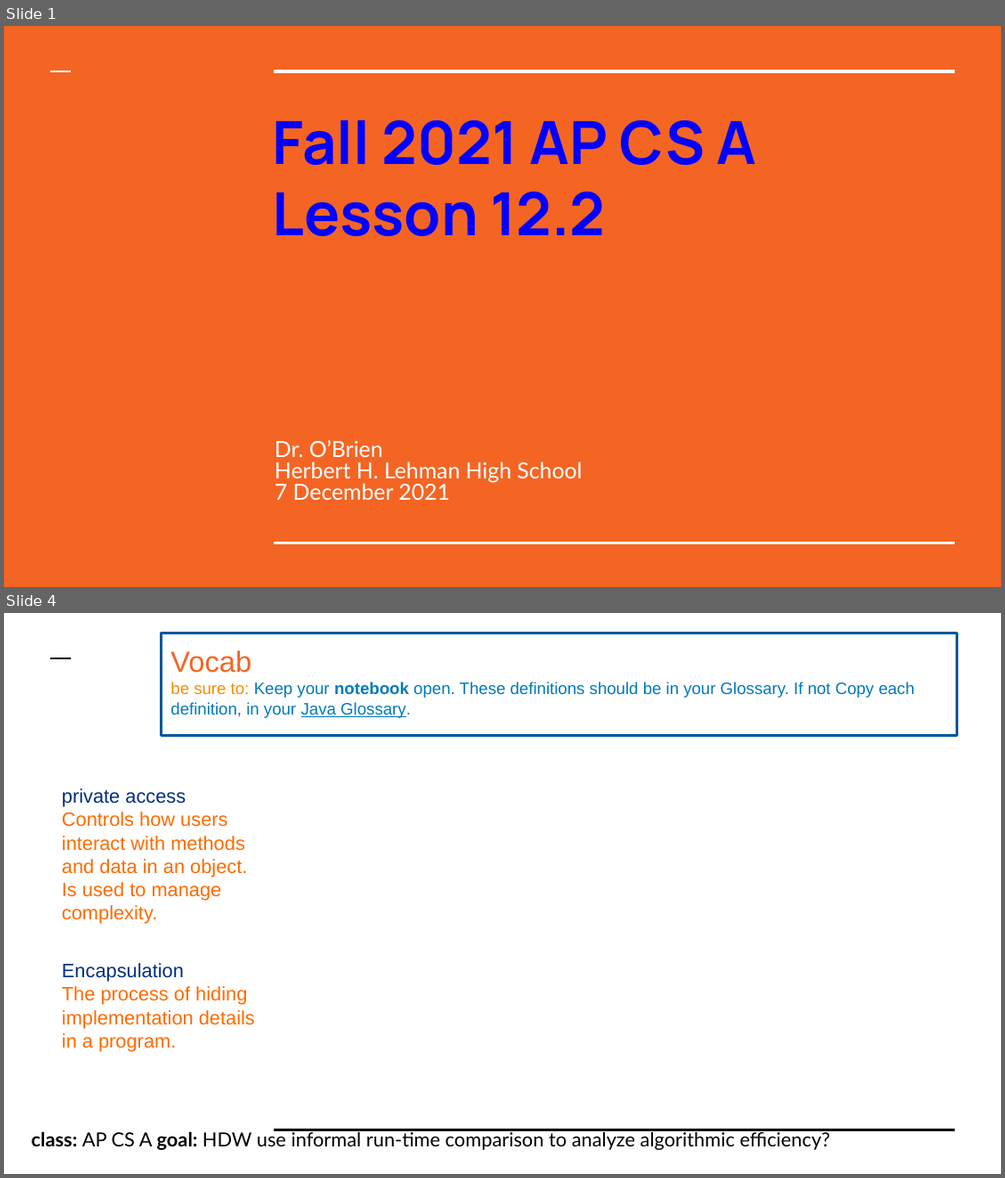
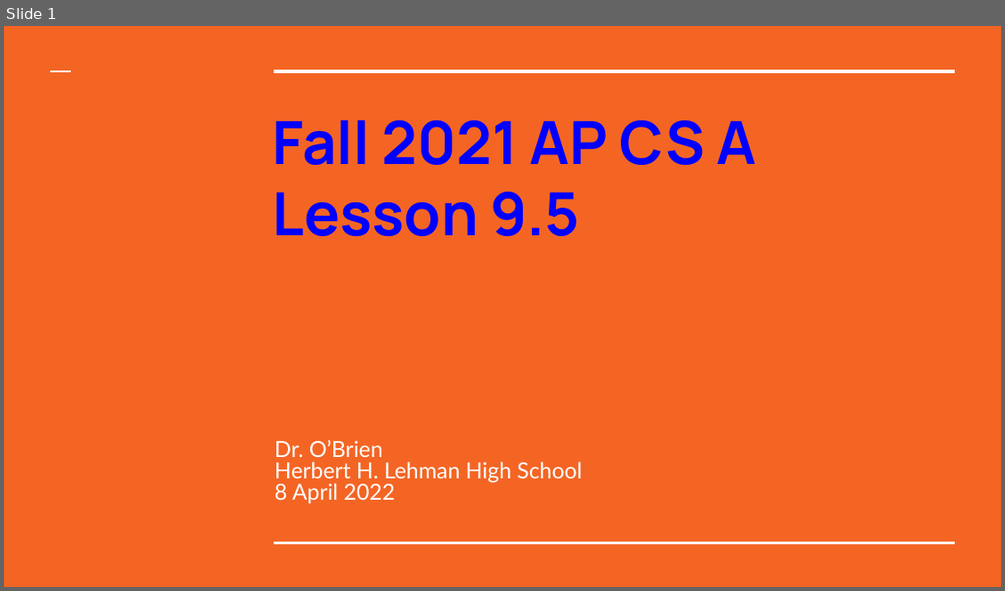
Before and after one commit to cobrien87/work, a slide deck: old/apcsa_12_2.pptx. Shown one above the other, each under a label of ours: slides 1 and 4 before the commit, slide 1 after it; the slides between them are not shown. The pictures are 1005x1178 and 1005x591 pixels, drawn with LibreOffice and Linux fonts; fonts in the diff are those of the drawing; background and template pictures are left out. Boxes give left, top, right and bottom in pixels: in the first picture for what was removed or moved away, otherwise in the second. Text is boxed around its words. In the diff, an @@ line names an element or a change of style, - is before the commit and + after.

Commit message:
lps and slides 4/28

```diff
--- a/old/apcsa_12_2.pptx
+++ b/old/apcsa_12_2.pptx
@@ slide 4 removed at (4, 613, 1001, 1174), background #FFFFFF @@
@@ title removed at (161, 633, 957, 736) @@
-Vocab
-be sure to: Keep your notebook open. These definitions should be in your Glossary. If not Copy each definition, in your Java Glossary.
@@ line removed from (51, 657) to (71, 657) @@
@@ text removed at (62, 788, 247, 924) @@
-private access
-Controls how users interact with methods and data in an object. Is used to manage complexity.
@@ text removed at (62, 963, 255, 1051) @@
-Encapsulation
-The process of hiding implementation details in a program.
@@ text removed at (32, 1129, 831, 1150) @@
-class: AP CS A goal: HDW use informal run-time comparison to analyze algorithmic efficiency?
@@ line removed from (275, 1129) to (955, 1129) @@
@@ slide 1 changed as well @@
@@ title at (273, 192, 580, 236): text changed @@
-Lesson 12.2
+Lesson 9.5
@@ subtitle at (275, 483, 396, 504): text changed @@
-7 December 2021
+8 April 2022
```
Also in this commit, not shown: 7 slides added, 7 other slides removed, 9 other files.
